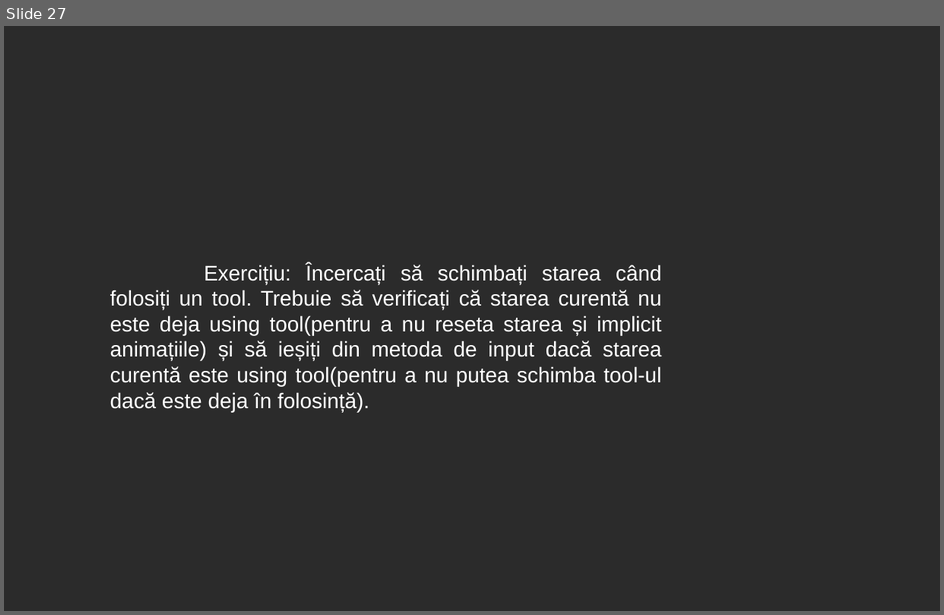
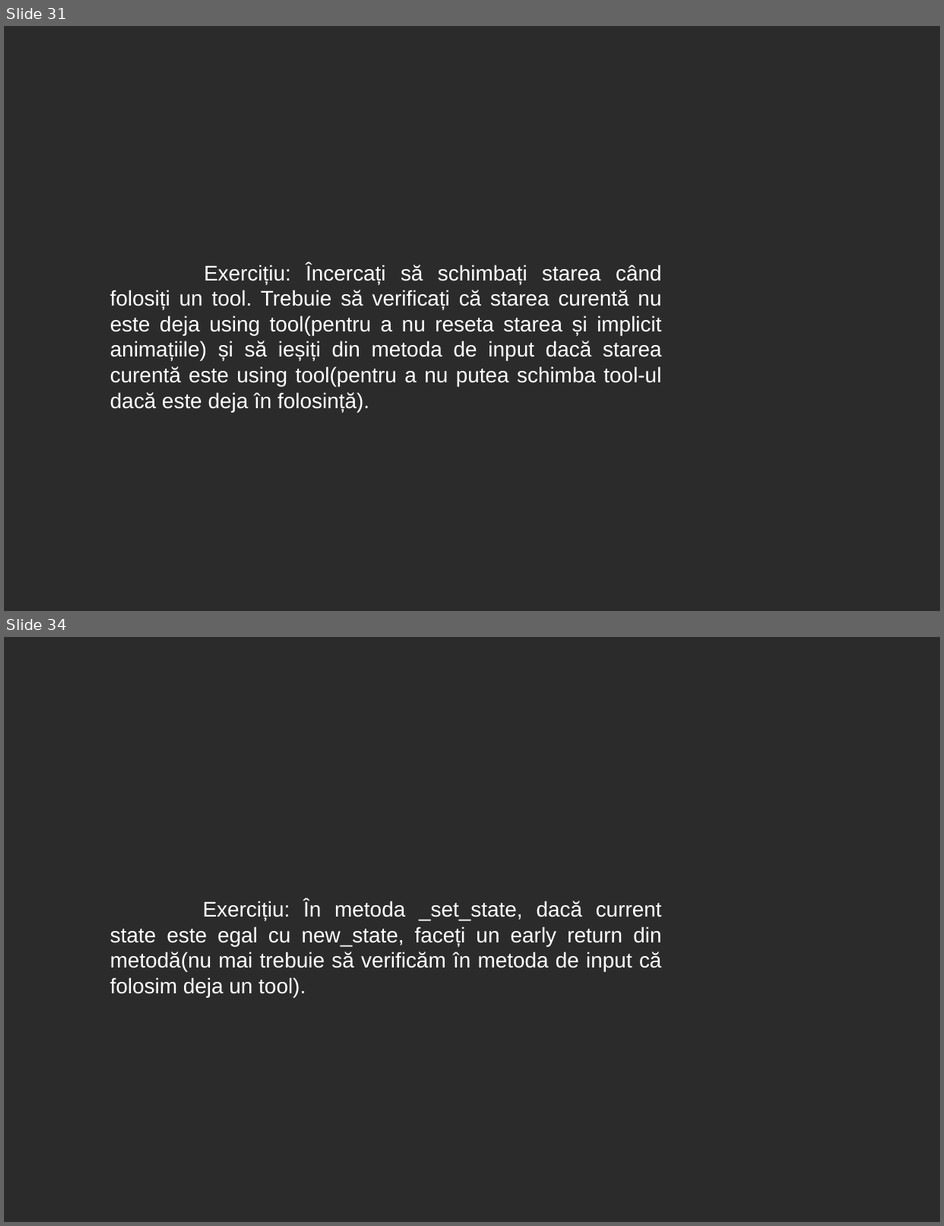
Before and after one commit to 0xspiderr/gdc-upt-presentations, a slide deck: presentation_3/presentation_3.odp. Shown one above the other, each under a label of ours: slide 27 before the commit, slides 31 and 34 after it; the slides between them are not shown. The pictures are 944x615 and 944x1226 pixels, drawn with LibreOffice and Linux fonts; fonts in the diff are those of the drawing; background and template pictures are left out; a plain dark background stands for a picture behind light text. Boxes give left, top, right and bottom in pixels: in the first picture for what was removed or moved away, otherwise in the second. Text is boxed around its words. In the diff, an @@ line names an element or a change of style, - is before the commit and + after.

```diff
--- a/presentation_3/presentation_3.odp
+++ b/presentation_3/presentation_3.odp
@@ slide 34 added at (x1=4, y1=637, x2=940, y2=1222), background picture (left out) @@
@@ text added at (x1=110, y1=901, x2=662, y2=997), 18 pt, text #FFFFFF @@
+Exercițiu: În metoda _set_state, dacă current state este egal cu new_state, faceți un early return din metodă(nu mai trebuie să verificăm în metoda de input că folosim deja un tool).
@@ what was slide 27 is now slide 31 @@
```
Also in this commit, not shown: 1 slide changed, 37 other slides added, 23 other files.
